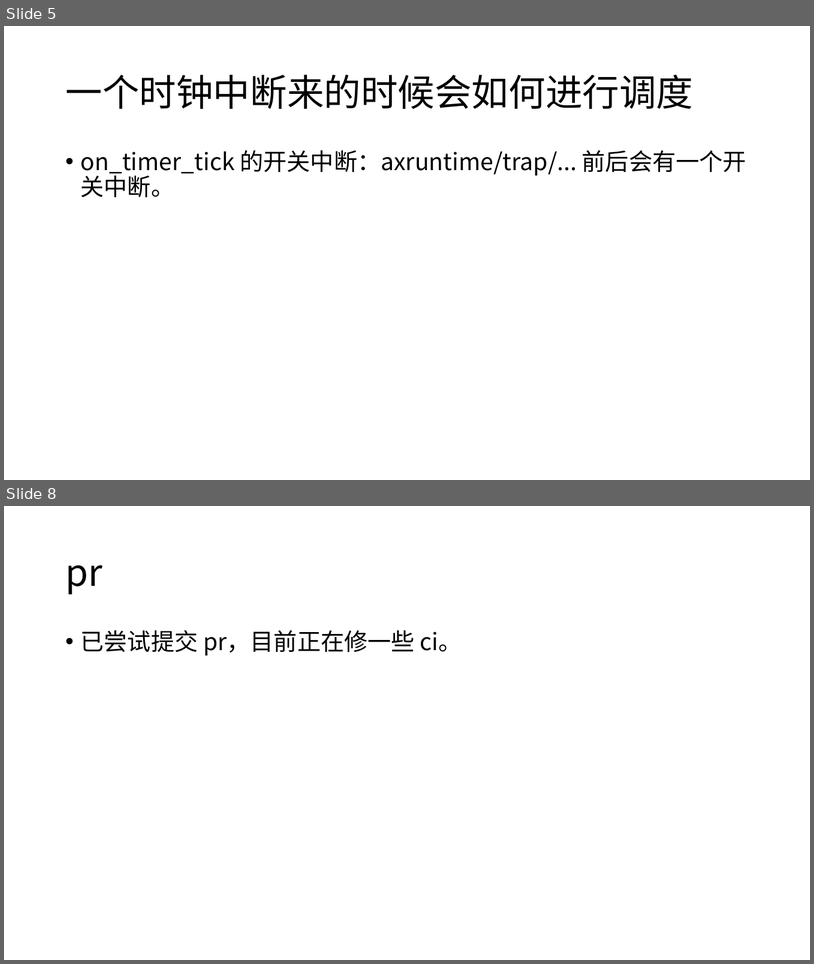
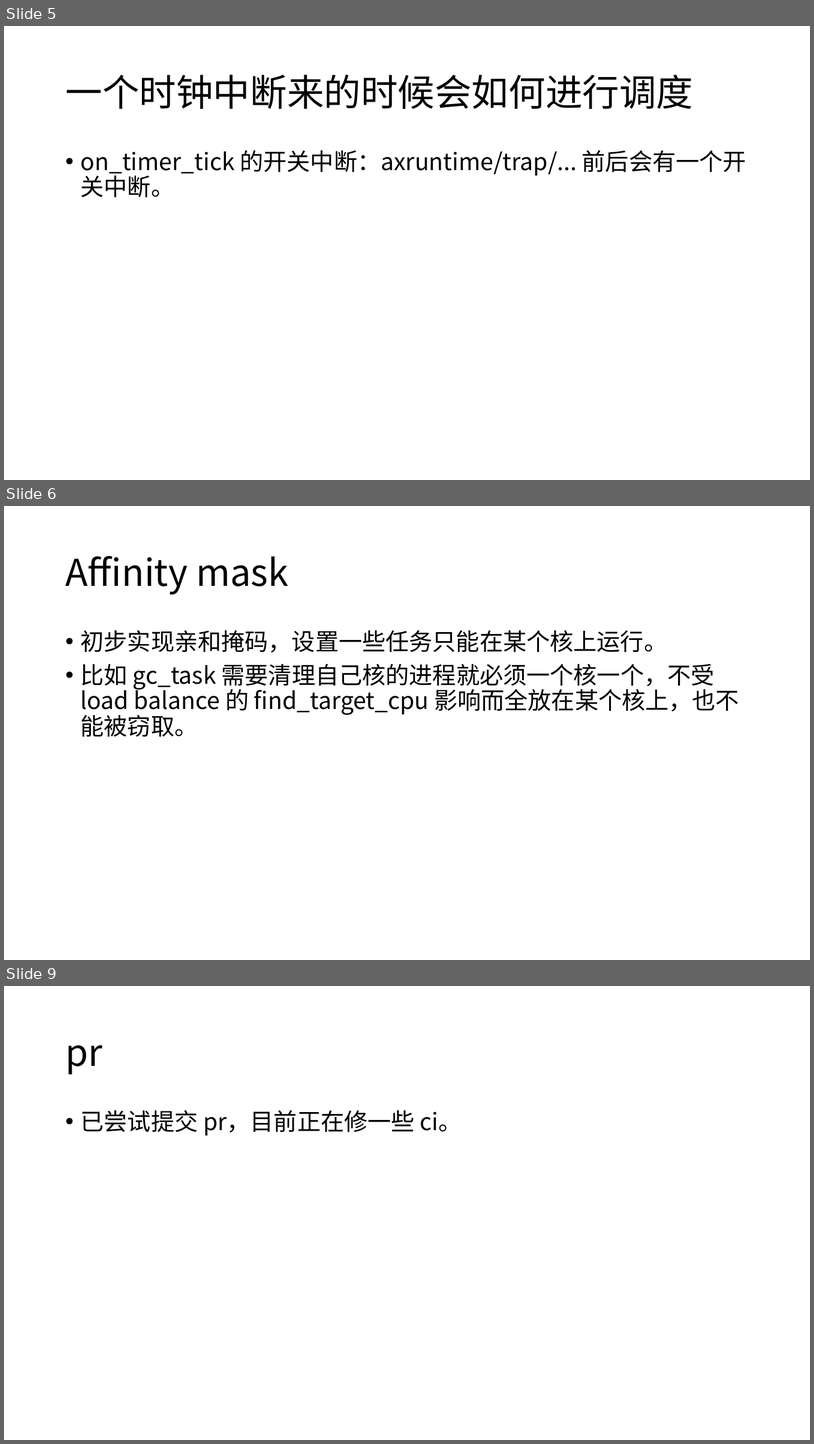
Before and after one commit to 131131yhx/arceos, a slide deck: report/进展 6.4.pptx. Shown one above the other, each under a label of ours: slides 5 and 8 before the commit, slides 5, 6 and 9 after it; the slides between them are not shown. The pictures are 814x964 and 814x1444 pixels, drawn with LibreOffice and Linux fonts; fonts in the diff are those of the drawing. Boxes give left, top, right and bottom in pixels: in the first picture for what was removed or moved away, otherwise in the second. Text is boxed around its words. In the diff, an @@ line names an element or a change of style, - is before the commit and + after.

```diff
--- a/report/进展 6.4.pptx
+++ b/report/进展 6.4.pptx
@@ slide 6 added at (4, 506, 810, 960), background #FFFFFF @@
@@ title added at (65, 556, 289, 595), 44 pt, text #000000 @@
+Affinity mask
@@ text added at (81, 630, 740, 736), 28 pt, text #000000 @@
+• 初步实现亲和掩码，设置一些任务只能在某个核上运行。
+• 比如 gc_task 需要清理自己核的进程就必须一个核一个，不受 load balance 的 find_target_cpu 影响而全放在某个核上，也不能被窃取。
@@ what was slide 8 is now slide 9 @@
```
Also in this commit, not shown: 5 slides changed.
